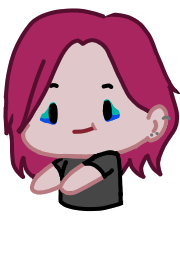
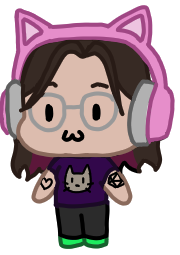
Comparing the layer stacks of the two w=180, h=255 images. Changes:
added layer "Paint Layer 8" above "Paint Layer 11" over 0, 5, 180, 192
added layer "Paint Layer 11" above "Paint Layer 10" over 0, 5, 180, 192
added layer "Paint Layer 10" above "Paint Layer 12" over 1, 128, 178, 249
added layer "Paint Layer 12" above "Paint Layer 12 (pasted)" over 1, 128, 178, 249
hid "Paint Layer 7" over 128, 64, 180, 192
hid "Paint Layer 2" over 0, 5, 180, 249
hid "Paint Layer 3" over 0, 5, 180, 192
hid "Paint Layer 5" over 0, 64, 180, 192
hid "Paint Layer 4" over 0, 5, 180, 192
hid "Paint Layer 6" over 1, 128, 128, 249
